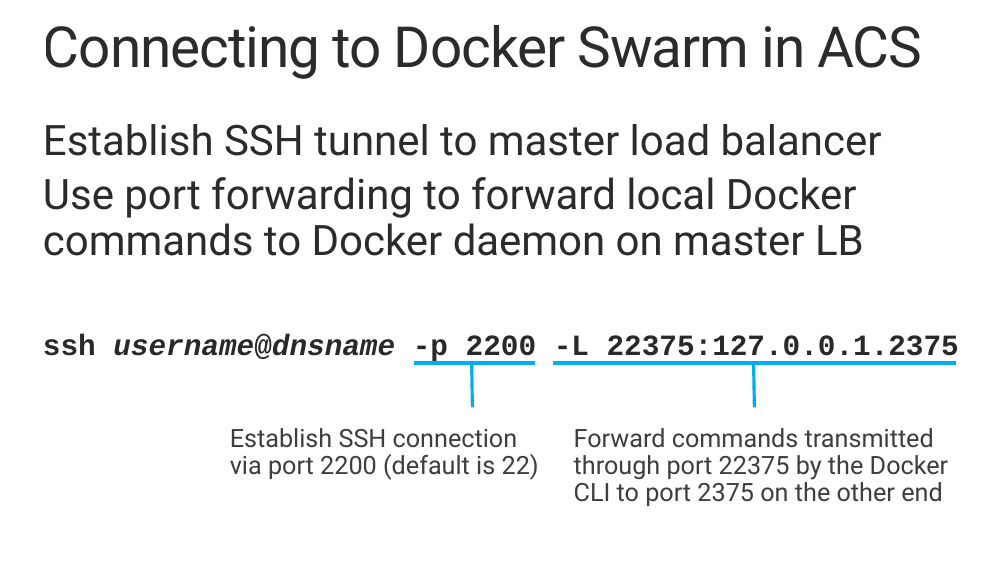
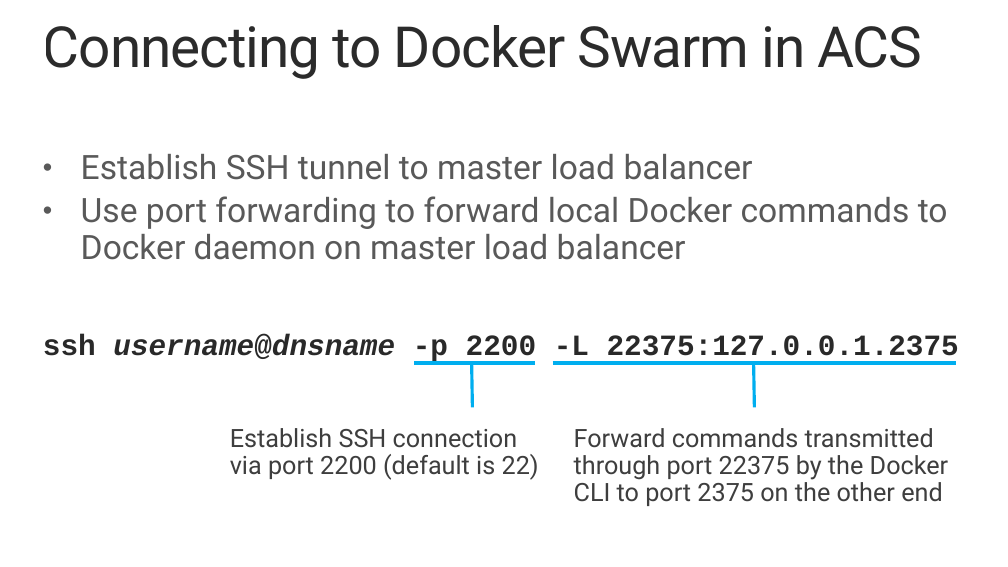
Before and after one commit to MSRConnections/Azure-training-course, a slide deck: slide 10 of Content/Container Service/Azure Container Service.pptx. Drawn at 1008x567 pixels with LibreOffice and Linux fonts; fonts in the diff are those of the drawing. Boxes give left, top, right and bottom in pixels: in the first picture for what was removed or moved away, otherwise in the second. Text is boxed around its words. In the diff, an @@ line names an element or a change of style, - is before the commit and + after.

Commit message:
Corrected formatting error in Docker/ACS slides

```diff
--- a/Content/Container Service/Azure Container Service.pptx
+++ b/Content/Container Service/Azure Container Service.pptx
@@ text "Establish SSH tunnel to master ...": place and size @@
-text "Establish SSH tunnel to master ..." at [43,124,882,256]
+text "Establish SSH tunnel to master ..." at [81,154,948,260]
@@ text at [81,154,753,180]: size 40 to 32 pt, text colour #292929 to #595959 in "Establish SSH tunnel to master load balancer"; bullet none to •; less space between paragraphs @@
@@ text at [81,196,948,260]: text changed; size 40 to 32 pt; text colour #292929 to #595959 @@
-Use port forwarding to forward local Docker commands to Docker daemon on master LB
+• Use port forwarding to forward local Docker commands to Docker daemon on master load balancer
```
